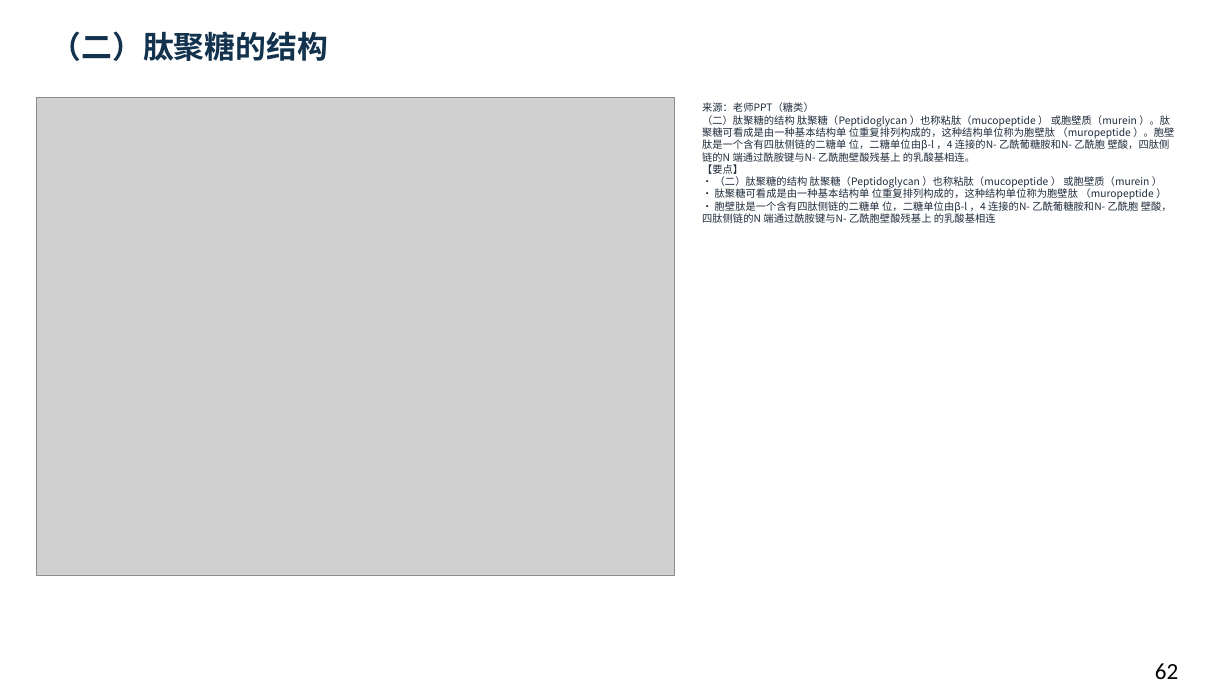
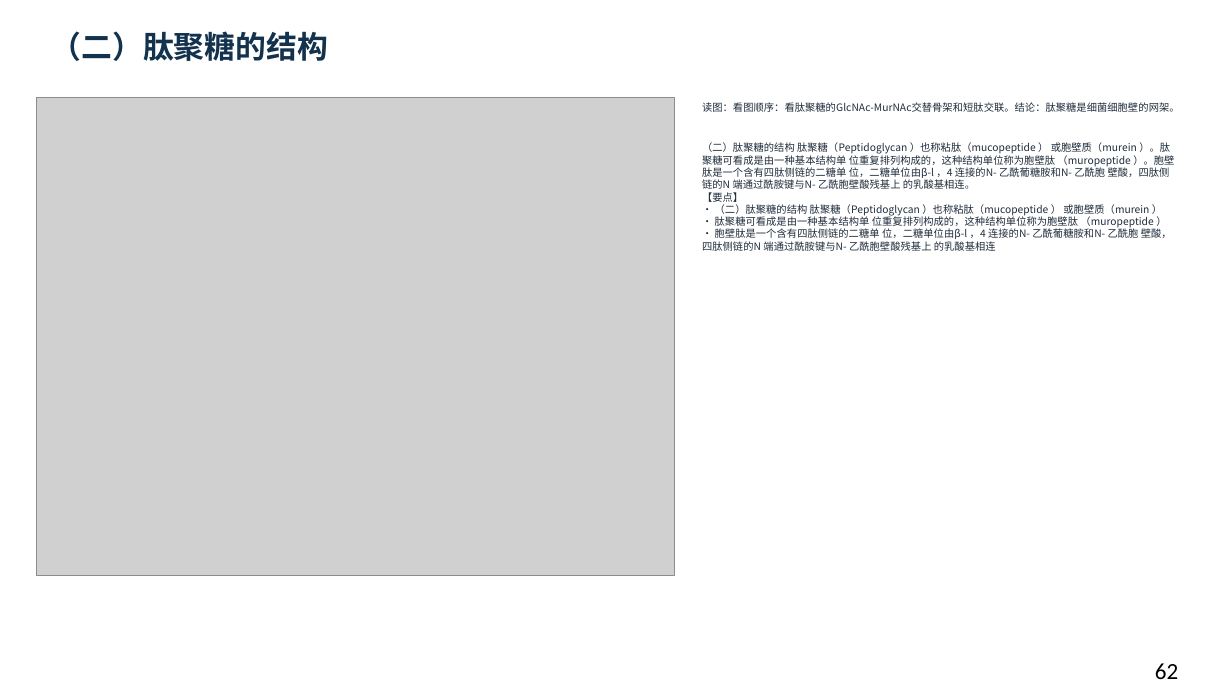
Before and after one commit to newkan-li/Biochemistry, a slide deck: slide 62 of downloads/bc09-ai-style.pptx. Drawn at 1232x693 pixels with LibreOffice and Linux fonts; fonts in the diff are those of the drawing; grey boxes stand for pictures. Boxes give left, top, right and bottom in pixels: in the first picture for what was removed or moved away, otherwise in the second. Text is boxed around its words. In the diff, an @@ line names an element or a change of style, - is before the commit and + after.

Commit message:
bc09补64页老师原页读图讲解:39页缺图注全部补齐,下载PPT同步;版本20261112cdm

```diff
--- a/downloads/bc09-ai-style.pptx
+++ b/downloads/bc09-ai-style.pptx
@@ text at (702,102,1180,251): text changed @@
-来源：老师PPT（糖类）
-（二）肽聚糖的结构 肽聚糖（Peptidoglycan ）也称粘肽（mucopeptide ） 或胞壁质（murein ）。肽聚糖可看成是由一种基本结构单 位重复排列构成的，这种结构单位称为胞壁肽 （muropeptide ）。胞壁肽是一个含有四肽侧链的二糖单 位，二糖单位由β-l ，4 连接的N- 乙酰葡糖胺和N- 乙酰胞 壁酸，四肽侧链的N 端通过酰胺键与N- 乙酰胞壁酸残基上 的乳酸基相连。
-【要点】
-• （二）肽聚糖的结构 肽聚糖（Peptidoglycan ）也称粘肽（mucopeptide ） 或胞壁质（murein ）
-• 肽聚糖可看成是由一种基本结构单 位重复排列构成的，这种结构单位称为胞壁肽 （muropeptide ）
-• 胞壁肽是一个含有四肽侧链的二糖单 位，二糖单位由β-l ，4 连接的N- 乙酰葡糖胺和N- 乙酰胞 壁酸，四肽侧链的N 端通过酰胺键与N- 乙酰胞壁酸残基上 的乳酸基相连
+读图：看图顺序：看肽聚糖的GlcNAc-MurNAc交替骨架和短肽交联。结论：肽聚糖是细菌细胞壁的网架。
+（二）肽聚糖的结构 肽聚糖（Peptidoglycan ）也称粘肽（mucopeptide ） 或胞壁质（murein ）。肽聚糖可看成是由一种基本结构单 位重复排列构成的，这种结构单位称为胞壁肽 （muropeptide ）。胞壁肽是一个含有四肽侧链的二糖单 位，二糖单位由β-l ，4 连接的N- 乙酰葡糖胺和N- 乙酰胞 壁酸，四肽侧链的N 端通过酰胺键与N- 乙酰胞壁酸残基上 的乳酸基相连。
+【要点】
+• （二）肽聚糖的结构 肽聚糖（Peptidoglycan ）也称粘肽（mucopeptide ） 或胞壁质（murein ）
+• 肽聚糖可看成是由一种基本结构单 位重复排列构成的，这种结构单位称为胞壁肽 （muropeptide ）
+• 胞壁肽是一个含有四肽侧链的二糖单 位，二糖单位由β-l ，4 连接的N- 乙酰葡糖胺和N- 乙酰胞 壁酸，四肽侧链的N 端通过酰胺键与N- 乙酰胞壁酸残基上 的乳酸基相连
```
Also in this commit, not shown: 104 other slides changed, 5 other files.
